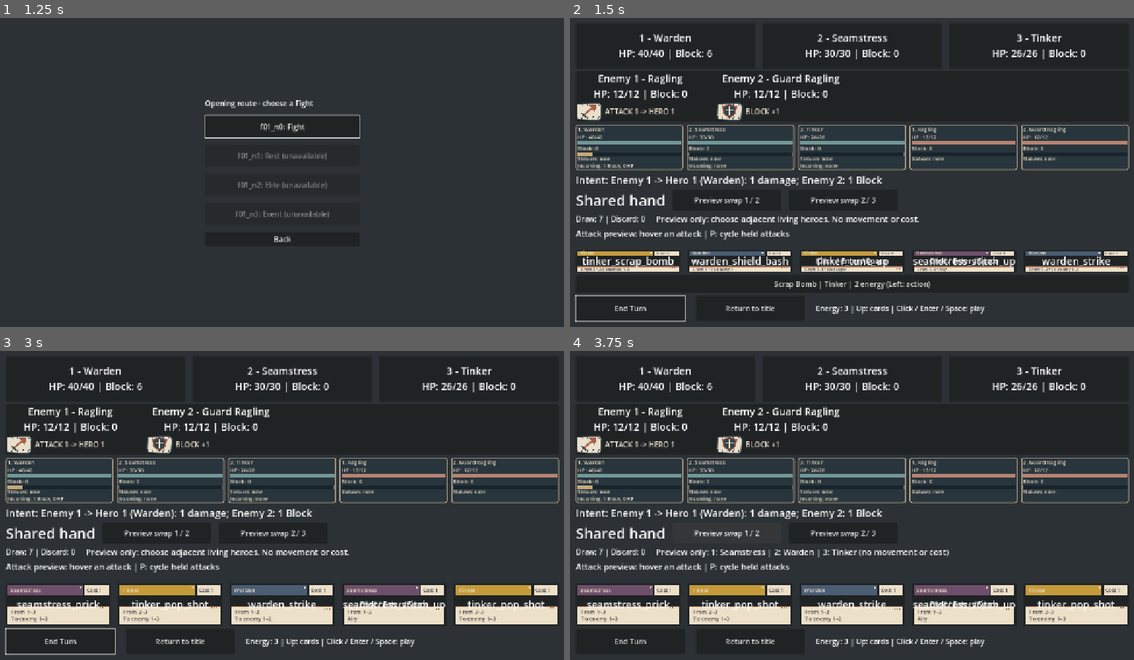
Above: before the commit, frames 1-4 (two rows, left to right).
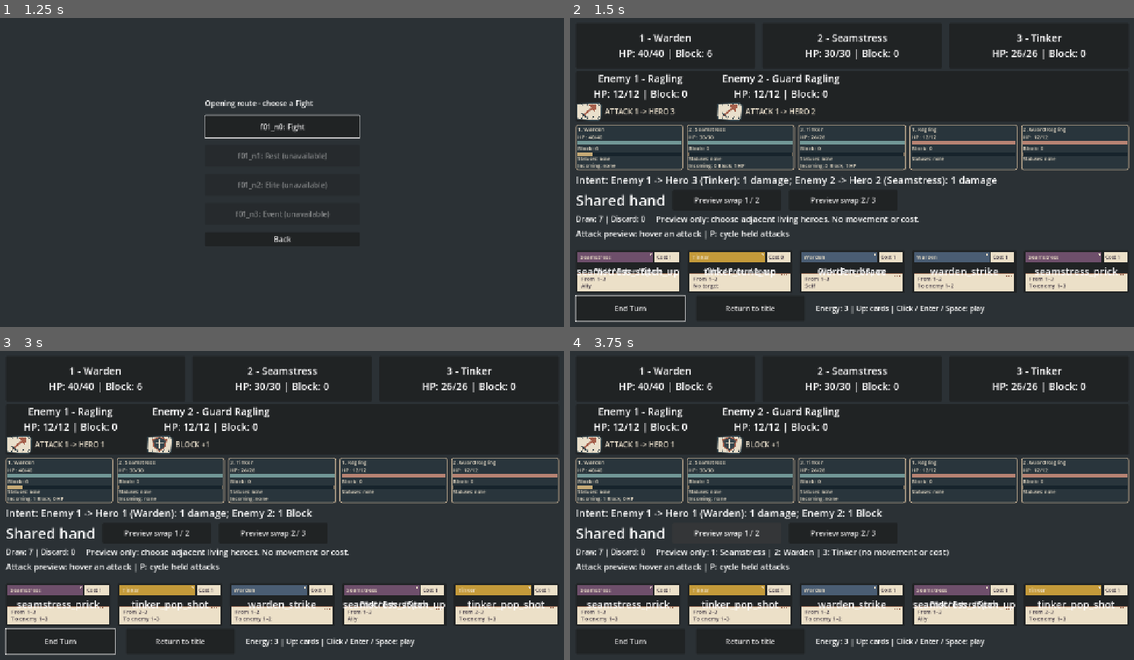
Above: after the commit, the same moments.

Repository: jcoev123-jpg/PatchworkPioneers
Game: Godot game, scene res://scenes/app.tscn
Same seed, same stepped clock (60 frames per second), same inputs: the game is played once before the commit and once after it.
Inputs:
- Up to frame 1 (1.25 s): click "Choose a route" at 0.5 s
- Up to frame 2 (1.5 s): click "f01_n0: Fight" at 1.25 s
- Up to frame 3 (3 s): click "Return to title" at 2 s; click "Start run" at 2.75 s
- Up to frame 4 (3.75 s): click "Preview swap 1 / 2" at 3.5 s

Frame 1 is identical in both runs. In frame 2, 12% of the frame differs, in the area x 1-99%, y 27-89%; in frame 3, less than 0.1%; in frame 4, less than 0.1%.

Commit message:
Patchwork Pioneers cycle 036: Wire routed Fight encounters into live battles
Accepted by relay v2 (Claude final review, tests green).

Diff:
--- a/scripts/app.gd
+++ b/scripts/app.gd
@@ -8,6 +8,11 @@
 const STARTER_PARTY_PATH := "res://data/heroes/starter_party.json"
 const STARTER_ATTACKS_PATH := "res://data/encounters/starter_attacks.json"
 const STARTER_ENEMIES_PATH := "res://data/enemies/starter_enemies.json"
+const FIGHT_ENCOUNTER_PATHS := {
+	"starter_attacks": STARTER_ATTACKS_PATH,
+	"guard_counterattack": "res://data/encounters/guard_counterattack.json",
+	"ragling_rearline_feint": "res://data/encounters/ragling_rearline_feint.json",
+}
 
 @export var run_seed: int = 42
 @export_file("*.json") var starter_deck_path: String = STARTER_DECK_PATH
@@ -22,6 +27,9 @@
 var route_back_button: Button
 var route_buttons: Array[Button] = []
 var run_map: RunMap
+var fight_encounter_paths: Dictionary = FIGHT_ENCOUNTER_PATHS.duplicate()
+var fight_selection: RunFightEncounterSelection
+var encounter_id := ""
 var title_view: VBoxContainer
 var battle_view: MarginContainer
 var hand_view: HBoxContainer
@@ -152,6 +160,7 @@
 	run_rng.seed = run_seed
 	run_map = RunMap.new()
 	run_map.generate(run_rng)
+	fight_selection = RunFightEncounterSelection.new()
 	title_view.hide()
 	route_view = VBoxContainer.new()
 	route_view.set_anchors_preset(Control.PRESET_CENTER)
@@ -170,7 +179,7 @@
 		if button.disabled:
 			button.text += " (unavailable)"
 		button.custom_minimum_size = Vector2(340, 48)
-		button.pressed.connect(_choose_route.bind(id))
+		button.pressed.connect(_choose_route.bind(id, weakref(run_map)))
 		route_view.add_child(button)
 		route_buttons.append(button)
 		if not button.disabled:
@@ -187,16 +196,28 @@
 	actions[0].grab_focus()
 
 
-func _choose_route(id: String) -> bool:
+func _choose_route(id: String, source_map: WeakRef = null) -> bool:
 	if deck != null or run_map == null or not is_instance_valid(route_view) \
 			or not route_view.is_visible_in_tree() or not run_map.get_route().is_empty():
 		return false
+	if source_map != null and source_map.get_ref() != run_map:
+		return false
 	if not run_map.get_legal_choices().has(id) or run_map.get_node(id).get("type") != "Fight":
 		return false
-	if not _start_battle(run_rng):
-		return false
-	# Startup has succeeded; only now spend the route choice.
-	run_map.choose_node(id)
+	if run_rng == null or fight_selection == null:
+		return false
+	var rng_before := run_rng.state
+	var route_before := run_map.get_route()
+	if not run_map.choose_node(id):
+		return false
+	var selected := fight_selection.select_current_fight(run_map, run_rng, fight_encounter_paths)
+	if not selected.get("success", false) or not _start_battle(run_rng, selected.get("definitions", [])):
+		run_map.undo_choice(id, route_before)
+		run_rng.state = rng_before
+		fight_selection = RunFightEncounterSelection.new()
+		encounter_id = ""
+		return false
+	encounter_id = selected.encounter_id
 	_clear_route_view()
 	return true
 
@@ -216,16 +237,22 @@
 	_clear_route_view()
 	run_map = null
 	run_rng = null
+	fight_selection = null
+	encounter_id = ""
 	title_view.show()
 	route_button.grab_focus()
 
 
-func _start_battle(shared_rng: RandomNumberGenerator = null) -> bool:
+func _start_battle(shared_rng: RandomNumberGenerator = null, encounter_definitions: Array = []) -> bool:
 	var cards := _load_starter_deck()
 	if cards.is_empty():
 		push_warning("Starter deck is invalid or unreadable; run was not started")
 		return false
 	var selector := CombatEnemyIntents.new(_load_enemy_schedule())
+	if not selector.is_valid():
+		return false
+	if shared_rng != null:
+		selector = CombatEnemyIntents.new(encounter_definitions)
 	var starting_enemies := CombatEnemies.new(_load_enemy_definitions())
 	if not selector.is_valid() or not starting_enemies.is_valid() or not _positions_align(selector, starting_enemies):
 		push_warning("Starter enemies or schedule are invalid; run was not started")
@@ -722,6 +749,8 @@
 	deck = null
 	run_rng = null
 	run_map = null
+	fight_selection = null
+	encounter_id = ""
 	_clear_route_view()
 	title_view.show()
 	start_button.grab_focus()
--- a/scripts/run_map.gd
+++ b/scripts/run_map.gd
@@ -136,6 +136,17 @@
 	return _route.duplicate()
 
 
+## Roll back only the caller's just-committed choice, with its exact prior route.
+## A mismatched ID, prior route, or advanced route is inert; never draws RNG.
+func undo_choice(node_id: String, prior_route: Array[String]) -> bool:
+	if _route.is_empty() or _route.back() != node_id or _route.size() != prior_route.size() + 1:
+		return false
+	if _route.slice(0, -1) != prior_route:
+		return false
+	_route.pop_back()
+	return true
+
+
 func get_current_node_id() -> String:
 	return "" if _route.is_empty() else _route.back()
 
--- a/tests/live_run_map_entry_test.gd
+++ b/tests/live_run_map_entry_test.gd
@@ -43,20 +43,32 @@
 
 func _snapshot(app) -> Array:
 	var result: Array = [app.run_map.get_floors(), app.run_map.get_route(),
-		app.run_map.get_legal_choices(), app.run_rng.state]
+		app.run_map.get_legal_choices(), app.run_rng.state, app.encounter_id]
 	if app.deck != null:
 		result.append([app.deck.draw_pile.duplicate(), app.deck.hand.duplicate(),
 			app.deck.discard_pile.duplicate(), app.deck.energy, app.deck.turn_active,
 			app.party.get_heroes(), app.enemies.get_enemies(), app.enemy_intents.get_intents()])
 	else:
 		result.append([app.deck, app.party, app.enemies, app.battle_view, app.round_flow, app.battle_result])
+	result.append([app.title_view.visible, app.route_view, app.route_buttons.duplicate(),
+		app.run_deck.duplicate(), app.enemy_attacks.duplicate(true)])
+	var controls: Array = []
+	for button in app.route_buttons:
+		controls.append([button.text, button.disabled, button.is_visible_in_tree()])
+	result.append(controls)
 	return result
 
 
 func _reject(app, id: String, reason: String) -> void:
 	var before := _snapshot(app)
+	var selector = app.fight_selection
+	var attempted_fight: bool = app.deck == null and app.run_map.get_legal_choices().has(id) \
+		and app.run_map.get_node(id).get("type") == "Fight"
 	_check(not app._choose_route(id), reason + " rejected")
 	_check(_snapshot(app) == before, reason + " spends no map/combat/RNG state")
+	if attempted_fight:
+		_check(app.fight_selection != null and app.fight_selection != selector,
+			reason + " resets selector cache after failed startup")
 
 
 func _run() -> void:
@@ -124,6 +136,8 @@
 	var old_rng: WeakRef = weakref(app.run_rng)
 	var old_map: WeakRef = weakref(app.run_map)
 	var old_view: int = app.route_view.get_instance_id()
+	var old_selector: WeakRef = weakref(app.fight_selection)
+	var stale_callback: Callable = app.route_buttons[0].pressed.get_connections()[0].callable
 	app.route_back_button.grab_focus()
 	await _key(KEY_ENTER)
 	await process_frame
@@ -131,15 +145,21 @@
 		app.route_buttons.is_empty() and app.route_back_button == null, "Back clears route models and controls")
 	_check(old_rng.get_ref() == null and old_map.get_ref() == null and
 		not is_instance_id_valid(old_view), "Back releases map/RNG/view")
+	_check(app.fight_selection == null and app.encounter_id == "" and old_selector.get_ref() == null,
+		"Back releases selector and encounter identity")
 	_check(app.route_button.has_focus() and app.title_view.is_visible_in_tree(), "Back restores title focus")
 	_check(not app._choose_route(fight_id) and app.deck == null and app.run_rng == null, "cancelled callback cannot start battle")
 
 	var trace: Array = []
+	var phase_trace: Array = []
 	for session in range(2):
 		await _click(app.route_button)
 		_check(app.route_view != null, "mouse opens route chooser")
 		if app.route_view == null:
 			break
+		var before_stale := _snapshot(app)
+		stale_callback.call()
+		_check(_snapshot(app) == before_stale, "old chooser callback cannot affect restarted route")
 		var same_rng = app.run_rng
 		var same_map = app.run_map
 		var fight: Button = null
@@ -173,11 +193,40 @@
 		rng.seed = fixture_seed
 		var map := RunMap.new()
 		_check(map.generate(rng), "combat reference generates")
+		_check(map.choose_node(fight_id), "reference commits before selection")
+		var ids: Array = app.FIGHT_ENCOUNTER_PATHS.keys()
+		ids.sort()
+		var draw_rng := RandomNumberGenerator.new()
+		draw_rng.state = rng.state
+		var expected_id: String = ids[draw_rng.randi_range(0, ids.size() - 1)]
+		var selection := RunFightEncounterSelection.new()
+		var selected := selection.select_current_fight(map, rng, app.FIGHT_ENCOUNTER_PATHS)
+		_check(selected.get("success", false) and selected.get("encounter_id") == expected_id
+			and rng.state == draw_rng.state, "selector spends exactly one sorted-pool draw")
+		if not selected.get("success", false):
+			break
+		var authored := RunFightEncounterSelection._parse_schedule_text(
+			FileAccess.get_file_as_string(app.FIGHT_ENCOUNTER_PATHS[expected_id]))
+		var expected_intents := CombatEnemyIntents.new(authored)
+		_check(expected_intents.is_valid() and authored.size() == 2, "selected authored two-enemy schedule valid")
+		_check(app.enemy_intents._definitions == authored and selected.definitions == authored,
+			"battle receives exact selected authored definitions")
+		_check(app.encounter_id == expected_id and app.enemy_attacks == expected_intents.get_intents()
+			and app.enemy_intents.get_intents() == expected_intents.get_intents(),
+			"real initial intents for both enemies match selector and authored pattern")
+		_check(expected_id != "starter_attacks", "seed exercises a non-starter schedule")
+		_check(app.intent_label.text.contains("Enemy 1") and app.intent_label.text.contains("Enemy 2"),
+			"both initial announcements mounted")
 		var reference_deck := CombatDeck.new(cards, rng)
-		_check(reference_deck.start_turn() and map.choose_node(fight_id), "reference starts and commits")
+		var reference_party := CombatParty.new(app._load_party_definitions())
+		var reference_enemies := CombatEnemies.new(app._load_enemy_definitions())
+		var reference_result := CombatBattleResult.new(reference_party, reference_enemies)
+		var reference_flow := CombatRoundFlow.new(reference_deck, reference_party, reference_enemies,
+			expected_intents, reference_result)
+		_check(reference_flow.begin_fight(), "reference starts selected battle")
 		_check(app.deck.hand == reference_deck.hand and app.deck.draw_pile == reference_deck.draw_pile
 			and app.run_rng.state == rng.state and app.run_map.get_floors() == map.get_floors(),
-			"map then hand use one uninterrupted seeded stream")
+			"map then one selection draw then hand use one uninterrupted seeded stream")
 		_check(app.hand_view.get_child_count() == 5 and app.end_turn_button.has_focus(), "real hand mounted and battle focused")
 		for index in range(app.deck.hand.size()):
 			_check(app.hand_view.get_child(index).get_child(0).text == app.deck.hand[index], "mounted card matches real hand")
@@ -193,10 +242,31 @@
 		app._open_route()
 		app._cancel_route()
 		_check(_snapshot(app) == before, "other starts and stale Back preserve battle")
+		_check(reference_flow.end_turn(), "reference executes selected enemy phase")
+		var heroes_before_phase: Array = app.party.get_heroes()
+		await _click(app.end_turn_button)
+		_check(app.party.get_heroes() != heroes_before_phase, "selected phase causes real hero damage")
+		_check(app.party.get_heroes() == reference_party.get_heroes()
+			and app.enemies.get_enemies() == reference_enemies.get_enemies()
+			and app.enemy_attacks == expected_intents.get_intents()
+			and app.deck.hand == reference_deck.hand and app.deck.draw_pile == reference_deck.draw_pile
+			and app.deck.discard_pile == reference_deck.discard_pile and app.run_rng.state == rng.state,
+			"mounted End Turn executes selected attacks/block, advances schedule and deals exact next hand")
+		_check(app.enemy_intents.get_intents() == expected_intents.get_intents(), "next phase follows selected schedule")
+		for definition in authored:
+			var action: Dictionary = definition.pattern[1 % definition.pattern.size()].duplicate(true)
+			action.enemy_position = definition.enemy_position
+			_check(app.enemy_attacks[definition.enemy_position - 1] == action,
+				"next announcement matches authored second beat for each enemy")
+		if session == 0:
+			phase_trace = _snapshot(app)
+		else:
+			_check(_snapshot(app) == phase_trace, "restarted run replays next phase and complete state")
 		same_rng = null
 		same_map = null
 		old_map = weakref(app.run_map)
 		old_rng = weakref(app.run_rng)
+		old_selector = weakref(app.fight_selection)
 		if session == 0:
 			await _click(app.return_button)
 		else:
@@ -206,11 +276,20 @@
 		_check(app.deck == null and app.run_rng == null and app.run_map == null and app.battle_view == null,
 			"Return clears route and battle")
 		_check(old_map.get_ref() == null and old_rng.get_ref() == null, "Return releases map/RNG")
+		_check(app.fight_selection == null and app.encounter_id == "" and old_selector.get_ref() == null,
+			"Return releases selector and encounter identity")
 		_check(app.start_button.has_focus(), "Return restores original title focus")
 
 	await _click(app.route_button)
 	_check(app.run_map != null and app.route_view != null, "failed-data retry chooser mounted")
 	if app.run_map != null:
+		for pool in [{}, {"missing": "res://data/encounters/missing_036.json"},
+			{"bad": "res://data/encounters/../encounters/starter_attacks.json"},
+			{"bad": "res://data/encounters/starter_attacks.json", "corrupt": 42}]:
+			app.fight_encounter_paths = pool
+			_reject(app, fight_id, "invalid encounter pool")
+			_check(app.fight_selection != null and app.encounter_id == "", "failed selection reset for retry")
+		app.fight_encounter_paths = app.FIGHT_ENCOUNTER_PATHS.duplicate()
 		for field in ["starter_deck_path", "starter_party_path", "starter_attacks_path", "starter_enemies_path"]:
 			var original: String = app.get(field)
 			app.set(field, OS.get_environment("TEMP").path_join("patchwork_missing_029.json"))
@@ -240,6 +319,8 @@
 			_check(app.deck != null and app.run_map.get_route() == [fight_id], "corrected data retries successfully via mouse")
 			if app.deck != null:
 				_check(app.run_map.get_floors() == before_retry[0], "retry retains generated graph")
+				_check(app.encounter_id == trace[4] and app.run_rng.state == trace[3]
+					and app.deck.hand == trace[5][1], "corrected retry repeats exact selection and shuffle")
 				await _click(app.return_button)
 	# The formerly blocked opening now offers Fight; Back still cancels it.
 	app.run_seed = fixture_seed
@@ -264,6 +345,9 @@
 	await _click(app.start_button)
 	_check(app.deck != null and app.run_map == null and app.route_view == null, "original direct start preserved")
 	if app.deck != null:
+		var starter := CombatEnemyIntents.new(app._load_enemy_schedule())
+		_check(app.enemy_attacks == starter.get_intents() and app.fight_selection == null
+			and app.encounter_id == "", "direct start keeps starter schedule without routed selector")
 		var rng := RandomNumberGenerator.new()
 		rng.seed = fixture_seed
 		var direct := CombatDeck.new(app._load_starter_deck(), rng)
--- a/tests/run_map_test.gd
+++ b/tests/run_map_test.gd
@@ -13,6 +13,7 @@
 	_test_playable_openings_preserve_original_generation()
 	_test_defensive_snapshots()
 	_test_traversal_and_rejections()
+	_test_guarded_undo()
 	if failures.is_empty():
 		print("run_map_test: PASS (", checks, " checks)")
 	else:
@@ -32,6 +33,42 @@
 	var rng := RandomNumberGenerator.new()
 	rng.seed = value
 	return rng
+
+
+func _test_guarded_undo() -> void:
+	var rng := _rng(6)
+	var map := RunMap.new()
+	var empty: Array[String] = []
+	_check(not map.undo_choice("f01_n0", empty), "ungenerated undo rejected")
+	_check(map.generate(rng), "undo fixture generated")
+	var opening := _snapshot(map, rng)
+	_check(not map.undo_choice("", empty) and _snapshot(map, rng) == opening,
+		"empty route undo is inert")
+	var id: String = map.get_legal_choices()[0]
+	_check(map.choose_node(id), "undo fixture commits")
+	var committed := _snapshot(map, rng)
+	var wrong: Array[String] = ["unknown"]
+	for bad_id in ["", "unknown", map.get_legal_choices()[0]]:
+		_check(not map.undo_choice(bad_id, empty) and _snapshot(map, rng) == committed,
+			"wrong undo ID leaves complete state untouched")
+	_check(not map.undo_choice(id, wrong) and _snapshot(map, rng) == committed,
+		"wrong prior route rejected")
+	var prior := map.get_route()
+	var next_id: String = map.get_legal_choices()[0]
+	_check(map.choose_node(next_id), "advance before stale undo")
+	var advanced := _snapshot(map, rng)
+	_check(not map.undo_choice(id, empty) and _snapshot(map, rng) == advanced,
+		"stale undo cannot remove a newer choice")
+	wrong = ["wrong_prefix"]
+	_check(not map.undo_choice(next_id, wrong) and _snapshot(map, rng) == advanced,
+		"same-length wrong prefix rejected")
+	_check(map.undo_choice(next_id, prior) and _snapshot(map, rng) == committed,
+		"guarded undo restores exact prior route and choices without RNG")
+	_check(map.undo_choice(id, empty) and _snapshot(map, rng) == opening,
+		"opening rollback restores entire snapshot")
+	_check(not map.undo_choice(id, empty) and _snapshot(map, rng) == opening,
+		"duplicate rollback inert")
+	_check(map.choose_node(id), "corrected choice can retry")
 
 
 func _snapshot(map: RunMap, rng: RandomNumberGenerator) -> Dictionary:
